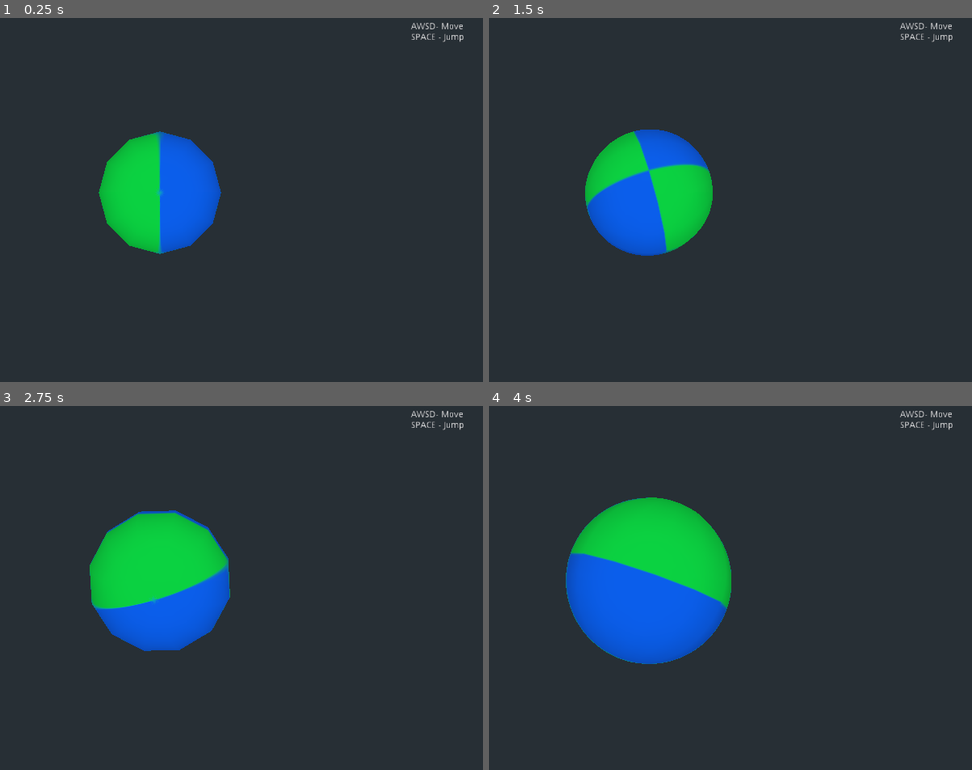
Above: before the commit, frames 1-4 (two rows, left to right).
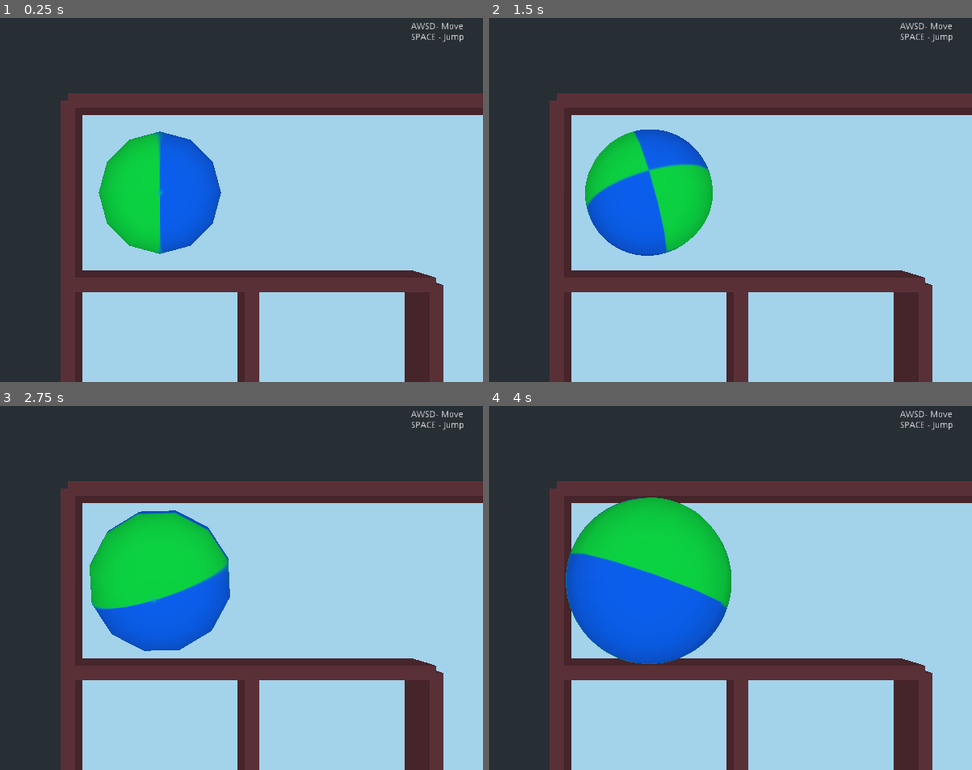
Above: after the commit, the same moments.

Repository: jvcoutinho/Maze-Generator
Game: Godot game, scene res://Demo.tscn
Same seed, same stepped clock (60 frames per second), same inputs: the game is played once before the commit and once after it. The project has no main scene, so this scene is started directly.
Inputs:
- Up to frame 1 (0.25 s): no input
- Up to frame 2 (1.5 s): tap Enter at 0.5 s; hold D 0.53-1.28 s; tap Space at 0.77 s; hold S from 1.28 s (still down)
- Up to frame 3 (2.75 s): tap Space at 1.52 s; release S at 2.03 s; hold D from 2.03 s (still down)
- Up to frame 4 (4 s): release D at 2.78 s; hold W 2.78-3.53 s; tap Space at 3.02, 3.77 s; hold A from 3.53 s (still down)

The runs differ from the first frame. In frame 1, 63% of the frame differs, in the area x 12-100%, y 20-100%; in frame 2, 62%; in frame 3, 61%; in frame 4, 57%.
Error before the commit: Parse Error: A non-void function must return a value in all possible paths. (res://src/Maze)

Commit message:
Fix build errors

Diff:
--- a/src/Maze Generator.gd
+++ b/src/Maze Generator.gd
@@ -36,3 +36,5 @@
 			return Prim.new()
 		MazeGenerationAlgorithm.BINARY_TREE:
 			return BinaryTree.new()
+		_:
+			return Algorithm.new()
--- a/src/algorithms/Eller.gd
+++ b/src/algorithms/Eller.gd
@@ -48,7 +48,7 @@
 
 		for cell in sets[set2].elements():
 			add(cell, set1)
-		assert sets.erase(set2)
+		assert(sets.erase(set2))
 
 	func add(cell: Cell, set: int) -> void:
 		cells[cell] = set
